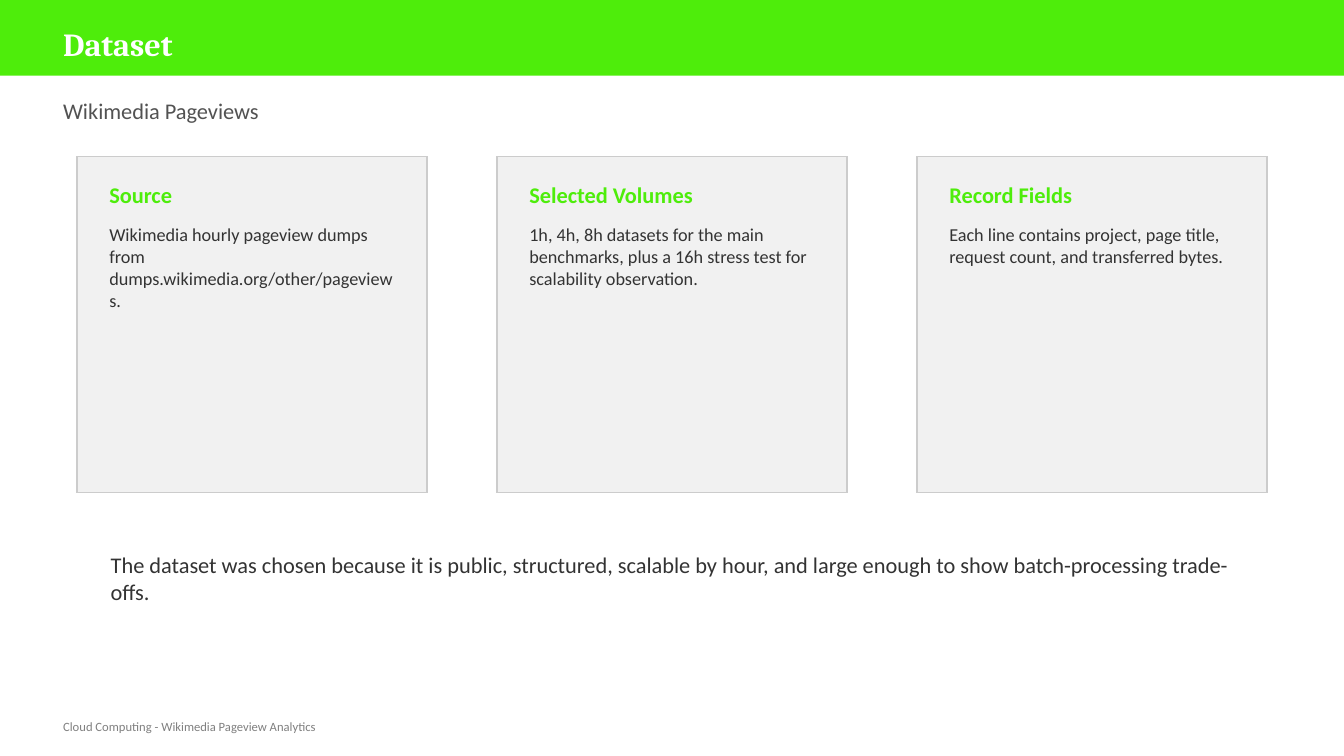
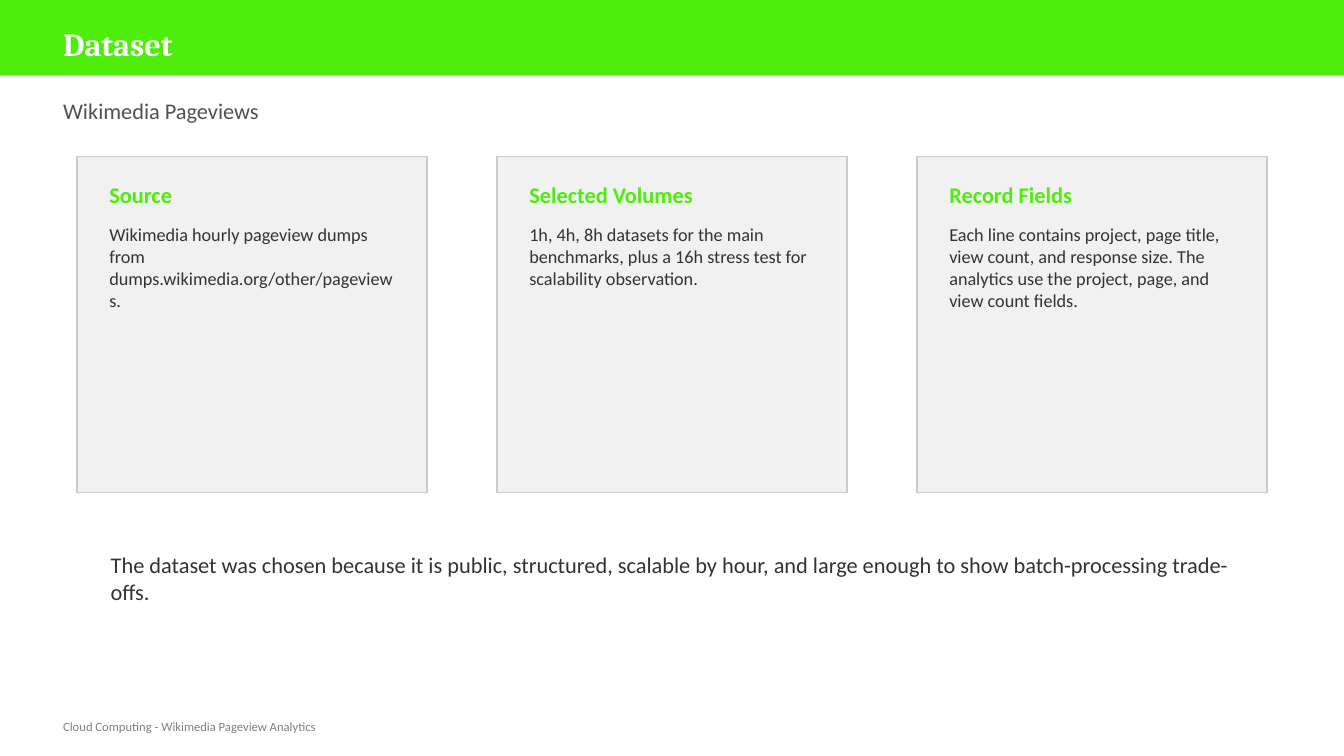
Before and after one commit to ZeYnEdDim/Cloud-Computing-Solo, a slide deck: slide 3 of docs/Cloud_Computing_Solo_Project_Presentation.pptx. Drawn at 1344x756 pixels with LibreOffice and Linux fonts; fonts in the diff are those of the drawing. Boxes give left, top, right and bottom in pixels: in the first picture for what was removed or moved away, otherwise in the second. Text is boxed around its words. In the diff, an @@ line names an element or a change of style, - is before the commit and + after.

```diff
--- a/docs/Cloud_Computing_Solo_Project_Presentation.pptx
+++ b/docs/Cloud_Computing_Solo_Project_Presentation.pptx
@@ text at (949, 228, 1220, 307): text changed @@
-Each line contains project, page title, request count, and transferred bytes.
+Each line contains project, page title, view count, and response size. The analytics use the project, page, and view count fields.
```
Also in this commit, not shown: 1 other slide changed, 3 other files.
